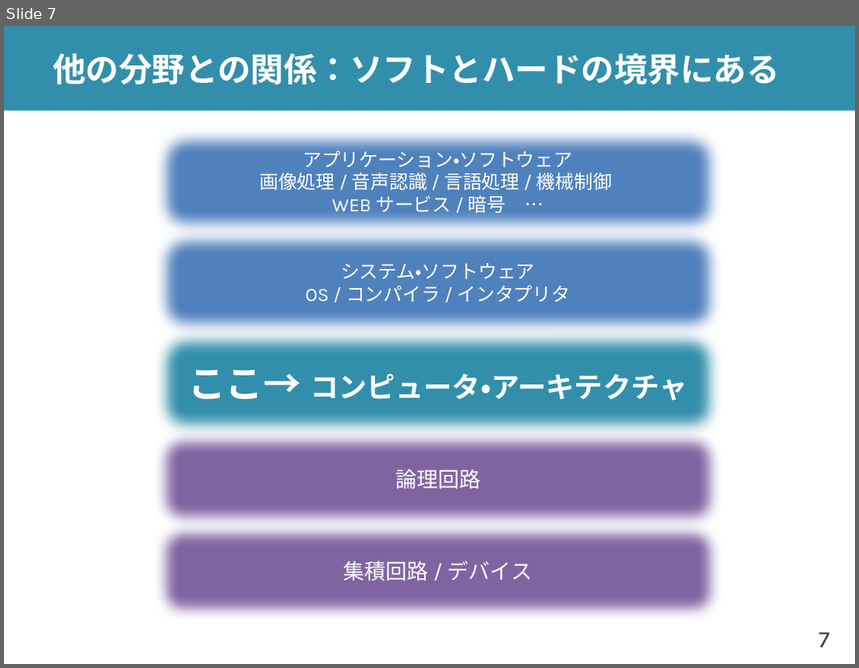
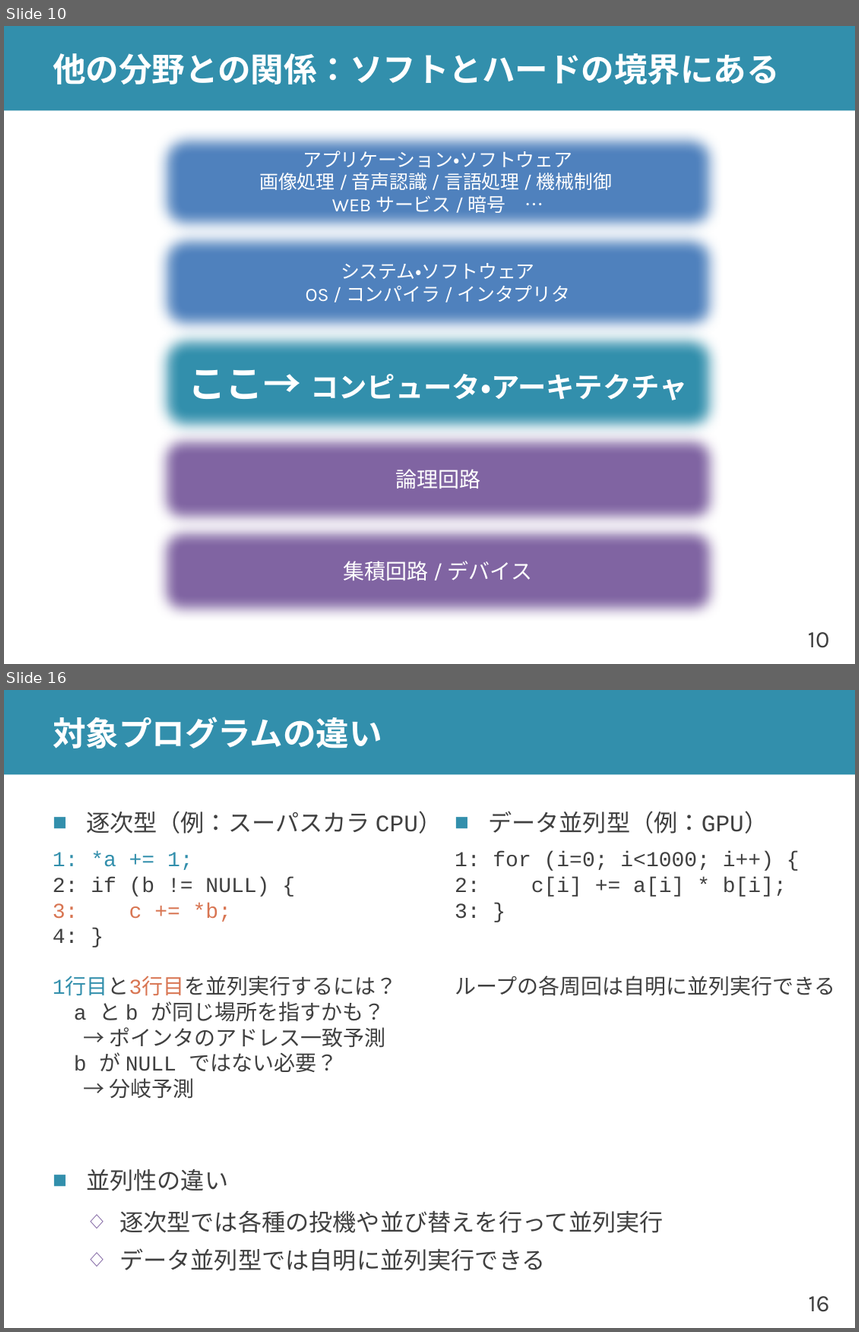
Before and after one commit to shioyadan/advanced-computer-organization, a slide deck: aco-shioya-00.pptx. Shown one above the other, each under a label of ours: slide 7 before the commit, slides 10 and 16 after it; the slides between them are not shown. The pictures are 859x668 and 859x1332 pixels, drawn with LibreOffice and Linux fonts; fonts in the diff are those of the drawing. Boxes give left, top, right and bottom in pixels: in the first picture for what was removed or moved away, otherwise in the second. Text is boxed around its words. In the diff, an @@ line names an element or a change of style, - is before the commit and + after.

```diff
--- a/aco-shioya-00.pptx
+++ b/aco-shioya-00.pptx
@@ slide 16 added at (x1=4, y1=690, x2=855, y2=1328), background #FFFFFF; not listed: 2 template elements that a slide beside it also shows @@
@@ title added at (x1=53, y1=717, x2=382, y2=749), 28 pt, text #FFFFFF, bold @@
+対象プログラムの違い
@@ text added at (x1=86, y1=811, x2=442, y2=834), 20 pt, text #404040 @@
+■ 逐次型（例：スーパスカラ CPU）
@@ text added at (x1=488, y1=811, x2=768, y2=834), 20 pt, text #404040 @@
+■ データ並列型（例：GPU）
@@ text added at (x1=53, y1=852, x2=398, y2=1099), 18 pt, text #404040 @@
+1: *a += 1;
+2: if (b != NULL) {
+3: c += *b;
+4: }
+1行目と3行目を並列実行するには？
+a と b が同じ場所を指すかも？
+→ ポインタのアドレス一致予測
+b が NULL ではない必要？
+→ 分岐予測
@@ text added at (x1=455, y1=852, x2=836, y2=996), 18 pt, text #404040 @@
+1: for (i=0; i<1000; i++) {
+2: c[i] += a[i] * b[i];
+3: }
+ループの各周回は自明に並列実行できる
@@ text added at (x1=86, y1=1170, x2=663, y2=1271), 20 pt, text #404040 @@
+■ 並列性の違い
+  ◇ 逐次型では各種の投機や並び替えを行って並列実行
+  ◇ データ並列型では自明に並列実行できる
@@ what was slide 7 is now slide 10 @@
@@ page number at (x1=808, y1=632, x2=830, y2=648): text changed @@
-7
+10
```
Also in this commit, not shown: 11 slides changed, 9 other slides added, 1 slide removed, 1 other file.
